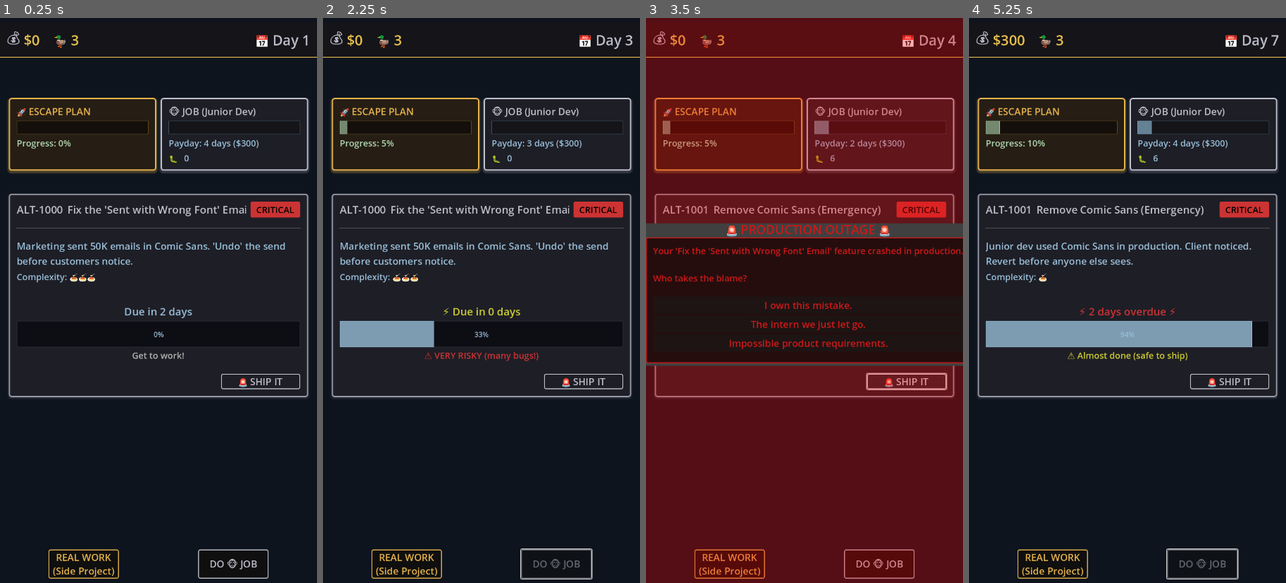
Above: before the commit, frames 1-4 (left to right).
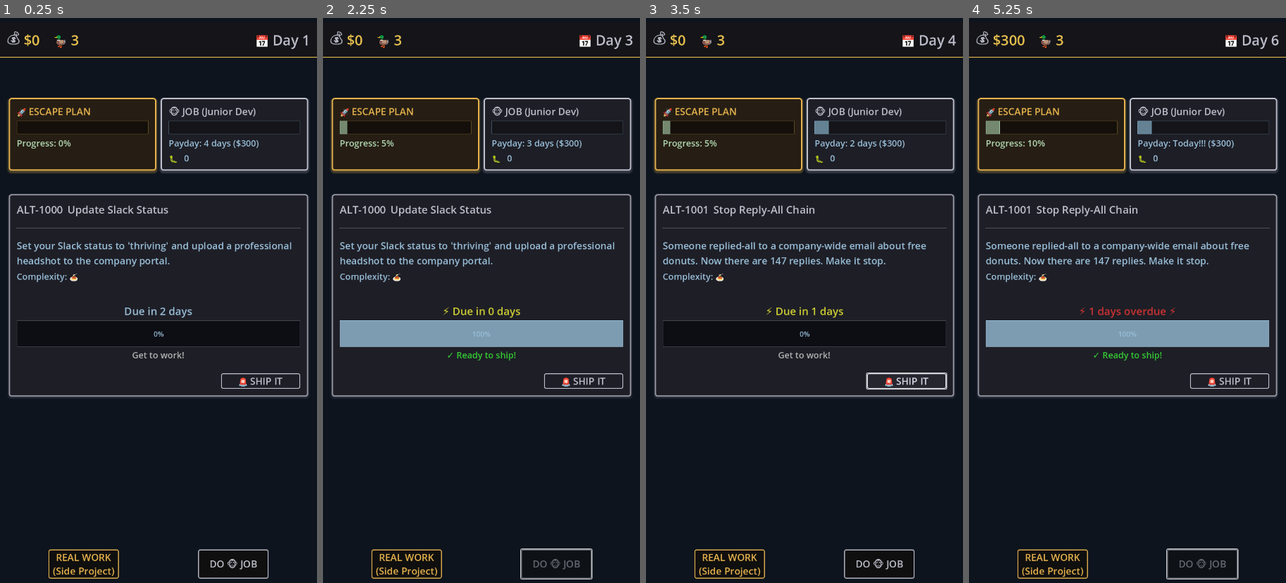
Above: after the commit, the same moments.

Repository: lmchoi/alt-f-this
Game: Godot game, scene res://scenes/game_ui.tscn
Two runs of this game, one before a commit and one after it. Both use one fixed random seed, a clock stepped at 60 frames per second and the inputs below.
Inputs (mouse positions are in pixels of both pictures, inside the frame that each line leads up to):
- Up to frame 1 (0.25 s): no input
- Up to frame 2 (2.25 s): click "🚨 SHIP IT" at 0.5 s; click "REAL WORK (Side Project)" at 1.25 s; click "DO 🐵 JOB" at 2 s
- Up to frame 3 (3.5 s): click "🚨 SHIP IT" at 2.75 s
- Up to frame 4 (5.25 s): click (1130, 323) at 3.5 s, where only the run before the commit has a clickable "The intern we just let go."; click "REAL WORK (Side Project)" at 4.25 s; click "DO 🐵 JOB" at 5 s

The runs differ from the first frame. In frame 1, 3.0% of the frame differs, in the area x 2-98%, y 31-68%; in frame 2, 5.9%; in frame 3, 92%, in the area x 0-100%, y 0-100%; in frame 4, 3.8%.

Commit message:
Implement tutorial task system in TaskManager

Diff:
--- a/autoloads/task_manager.gd
+++ b/autoloads/task_manager.gd
@@ -1,33 +1,48 @@
 extends Node
 
 var _tasks: Array = []
+var _tutorial_tasks: Array = []
 var _next_task_id: int = 1000  # Start at ALT-1000
+var _current_tutorial_index: int = 0
 
 func _ready() -> void:
 	load_tasks()
+	load_tutorial_tasks()
 
 func load_tasks():
 	var json_text = FileAccess.get_file_as_string("res://data/tasks.json")
 	_tasks = JSON.parse_string(json_text)["tasks"]
 
+func load_tutorial_tasks():
+	var json_text = FileAccess.get_file_as_string("res://data/tutorial_tasks.json")
+	_tutorial_tasks = JSON.parse_string(json_text)["tutorial_tasks"]
+
 func get_random_task(today_date: int = 1, job_level: int = 0) -> Task:
-	# Filter tasks by job level complexity range
-	# Junior (0): 1-3, Mid (1): 3-5, Senior (2): 5-7
-	var min_complexity = 1 + (job_level * 2)
-	var max_complexity = 3 + (job_level * 2)
+	var task_data: Dictionary
 
-	# Find tasks that match complexity range
-	var valid_tasks = []
-	for task in _tasks:
-		if task["complexity"] >= min_complexity and task["complexity"] <= max_complexity:
-			valid_tasks.append(task)
+	# Check if still in tutorial phase
+	if _current_tutorial_index < len(_tutorial_tasks):
+		task_data = _tutorial_tasks[_current_tutorial_index]
+		_current_tutorial_index += 1
+		print("tutorial task %d: %s" % [_current_tutorial_index, task_data["title"]])
+	else:
+		# Post-tutorial: Filter tasks by job level complexity range
+		# Junior (0): 1-3, Mid (1): 3-5, Senior (2): 5-7
+		var min_complexity = 1 + (job_level * 2)
+		var max_complexity = 3 + (job_level * 2)
 
-	# Fallback to any task if no matches
-	if valid_tasks.size() == 0:
-		valid_tasks = _tasks
+		# Find tasks that match complexity range
+		var valid_tasks = []
+		for task in _tasks:
+			if task["complexity"] >= min_complexity and task["complexity"] <= max_complexity:
+				valid_tasks.append(task)
 
-	var task_data = valid_tasks[randi() % valid_tasks.size()]
-	print("new task: " + task_data["title"] + " (complexity: " + str(task_data["complexity"]) + ")")
+		# Fallback to any task if no matches
+		if valid_tasks.size() == 0:
+			valid_tasks = _tasks
+
+		task_data = valid_tasks[randi() % valid_tasks.size()]
+		print("new task: " + task_data["title"] + " (complexity: " + str(task_data["complexity"]) + ")")
 	var new_task = Task.new()
 
 	# Generate JIRA-style task ID
--- /dev/null
+++ b/data/tutorial_tasks.json
@@ -0,0 +1,49 @@
+{
+  "tutorial_tasks": [
+    {
+      "title": "Update Slack Status",
+      "description": "Set your Slack status to 'thriving' and upload a professional headshot to the company portal.",
+      "allowed_time": 2,
+      "complexity": 1,
+      "flavor": "Onboarding Ritual",
+      "categories": [],
+      "completion_text": "Profile updated. HR sends a congratulatory GIF. You are now officially Corporate."
+    },
+    {
+      "title": "Stop Reply-All Chain",
+      "description": "Someone replied-all to a company-wide email about free donuts. Now there are 147 replies. Make it stop.",
+      "allowed_time": 2,
+      "complexity": 1,
+      "flavor": "Email Purgatory",
+      "categories": [],
+      "completion_text": "Chain stopped. You sent reply #148 asking people to stop replying-all. Nobody sees the irony."
+    },
+    {
+      "title": "CEO Nephew's Website",
+      "description": "The CEO's nephew made a website in 2003. It needs to 'work on mobile.' The CEO will personally review your work.",
+      "allowed_time": 3,
+      "complexity": 2,
+      "flavor": "Nepotism Special",
+      "categories": ["optics"],
+      "completion_text": "Site now responsive. CEO's nephew gets credit for 'his vision.' You get a thank-you email (not from the CEO)."
+    },
+    {
+      "title": "Migrate Legacy Database",
+      "description": "Migrate the 15-year-old user database to the new system. Previous developer left comments like 'DO NOT TOUCH' and 'I'M SO SORRY.'",
+      "allowed_time": 4,
+      "complexity": 2,
+      "flavor": "Ominous Legacy Code",
+      "categories": ["tech_debt"],
+      "completion_text": "Migration complete. You didn't read all the warnings. Surely it's fine."
+    },
+    {
+      "title": "Payment Bug (Black Friday)",
+      "description": "The checkout sometimes charges customers twice. Sometimes not at all. Black Friday starts in 2 days. Legal is 'concerned.'",
+      "allowed_time": 3,
+      "complexity": 2,
+      "flavor": "High-Stakes Bug",
+      "categories": ["critical"],
+      "completion_text": "Bug patched. You tested it 47 times. Black Friday goes smoothly. Finance doesn't thank you."
+    }
+  ]
+}
